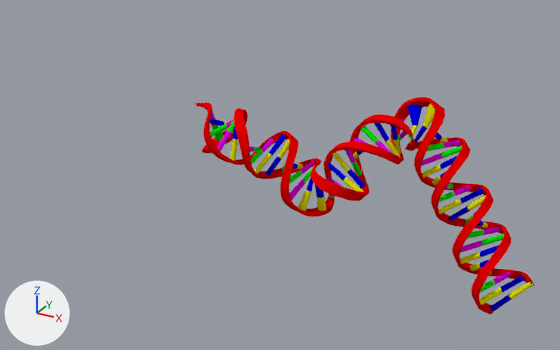
Renders of the Blender file DNACartoon.blend from each side of a commit.
Rendered twice from a 50 mm lens placed at (16.5, -23.8, 10.7), pointed at (3.4, 0.1, -1.2). The lights are fixed; the arrows at lower left show +X, +Y and +Z.

The first picture shows 'Helix.001'.
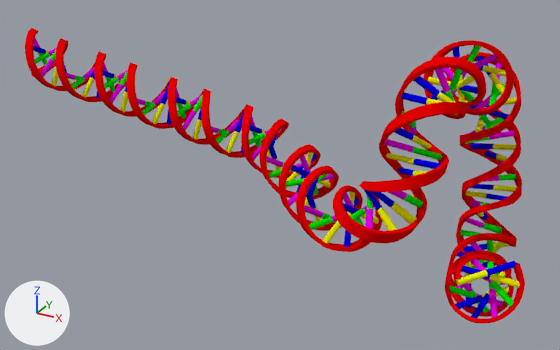
Commit message: Tweaking DNA curve path

ob_beziercurve is not drawn itself; it is used by a modifier of ob_helix_001.

Edits to the bpy script that builds the scene:
```text
Change cu_beziercurve:
    remove _sp.bezier_points.foreach_set('co', [-1.0, 0.0, 0.0, 1.0, 0.0, 0.0, 4.008, 0.0443, -1.491, 6.582, 3.236, 0.601, 12.14, 0.541, -5.119])
    remove _sp.bezier_points.foreach_set('handle_left', [-1.5, -0.5, 0.0, 0.0, 0.0, 0.0, 3.008, 0.0443, -1.491, 5.582, 3.236, 0.601, 11.14, 0.541, -5.119])
    remove _sp.bezier_points.foreach_set('handle_right', [-0.5, 0.5, 0.0, 2.0, 0.0, 0.0, 5.008, 0.0443, -1.491, 7.582, 3.236, 0.601, 13.14, 0.541, -5.119])
    remove for _p, _l, _r in zip(_sp.bezier_points, ['ALIGNED', 'ALIGNED', 'ALIGNED', 'ALIGNED', 'ALIGNED'], ['ALIGNED', 'ALIGNED', 'ALIGNED', 'ALIGNED', 'ALIGNED']): _p.handle_left_type = _l; _p.handle_right_type = _r
    _sp: cu_beziercurve.splines.new('BEZIER'); _sp.bezier_points.add(4) -> cu_beziercurve.splines.new('BEZIER'); _sp.bezier_points.add(6)
    add _sp.bezier_points.foreach_set('co', [-6.327, -0.271, 1.316, 1.0, 0.0, 0.0, 4.05, -1.944, -0.119, 4.766, 0.049, 1.936, 5.124, 1.527, -0.0513, 5.489, 0.0125, -1.717, 6.362, -1.904, 0.0165])
    add _sp.bezier_points.foreach_set('handle_left', [-7.022, -0.297, 1.441, 0.0414, 0.263, 0.11, 3.234, -2.048, -0.618, 4.387, -1.198, 2.032, 4.93, 1.574, 0.928, 5.329, 0.998, -1.66, 6.113, -1.901, -0.952])
    add _sp.bezier_points.foreach_set('handle_right', [-5.631, -0.246, 1.191, 1.959, -0.263, -0.11, 4.867, -1.84, 0.38, 5.146, 1.296, 1.84, 5.319, 1.48, -1.031, 5.648, -0.973, -1.775, 6.611, -1.906, 0.985])
    add for _p, _l, _r in zip(_sp.bezier_points, ['ALIGNED', 'ALIGNED', 'ALIGNED', 'ALIGNED', 'ALIGNED', 'ALIGNED', 'ALIGNED'], ['ALIGNED', 'ALIGNED', 'ALIGNED', 'ALIGNED', 'ALIGNED', 'ALIGNED', 'ALIGNED']): _p.handle_left_type = _l; _p.handle_right_type = _r
Change ob_beziercurve:
    ob_beziercurve.scale: (1.0, 1.0, 1.0) -> (1.88, 1.88, 1.88)
Change ob_helix_001:
    ob_helix_001.location: (4.55, 0.05, -0.01) -> (6.81, 0.05, -0.01)
    where _m = ob_helix_001.modifiers.new('Array', 'ARRAY')
    _m.count: 5 -> 11
```

Location of each change, [x1, y1, x2, y2] in pixels of the pictures (560 x 350 px):
'Helix.001', reshaped, rescaled, moved, modifiers changed (48% wider, 36% taller)
    before: [196, 97, 534, 314]
    after: [25, 28, 525, 323]
